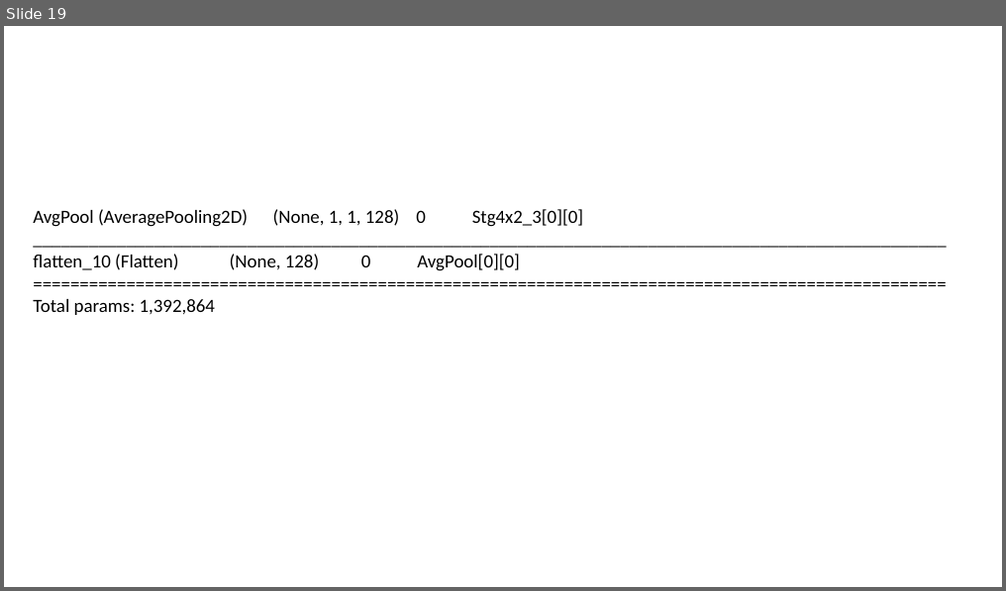
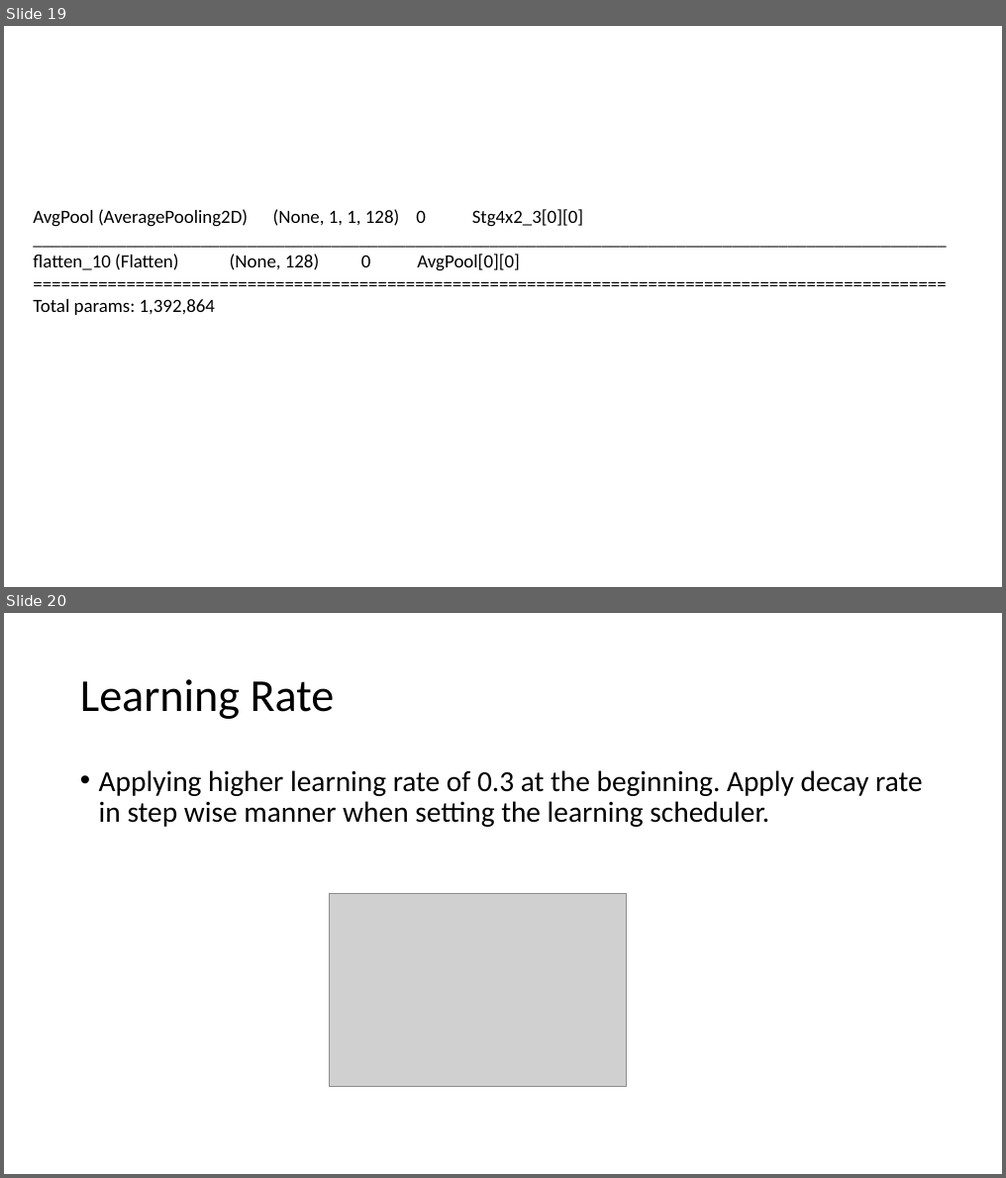
Before and after one commit to optimusium/PSUPR2, a slide deck: technical points.pptm. Shown one above the other, each under a label of ours: slide 19 before the commit, slides 19 and 20 after it. The pictures are 1006x591 and 1006x1178 pixels, drawn with LibreOffice and Linux fonts; fonts in the diff are those of the drawing; grey boxes stand for pictures. Boxes give left, top, right and bottom in pixels: in the first picture for what was removed or moved away, otherwise in the second. Text is boxed around its words. In the diff, an @@ line names an element or a change of style, - is before the commit and + after.

Commit message:
update

```diff
--- a/technical points.pptm
+++ b/technical points.pptm
@@ slide 20 added at [4,613,1002,1174], background #FFFFFF @@
@@ title added at [80,679,335,719], 44 pt, text #000000 @@
+Learning Rate
@@ text added at [99,770,923,827], 28 pt, text #000000 @@
+• Applying higher learning rate of 0.3 at the beginning. Apply decay rate in step wise manner when setting the learning scheduler.
@@ picture added at [329,894,626,1086] @@
```
